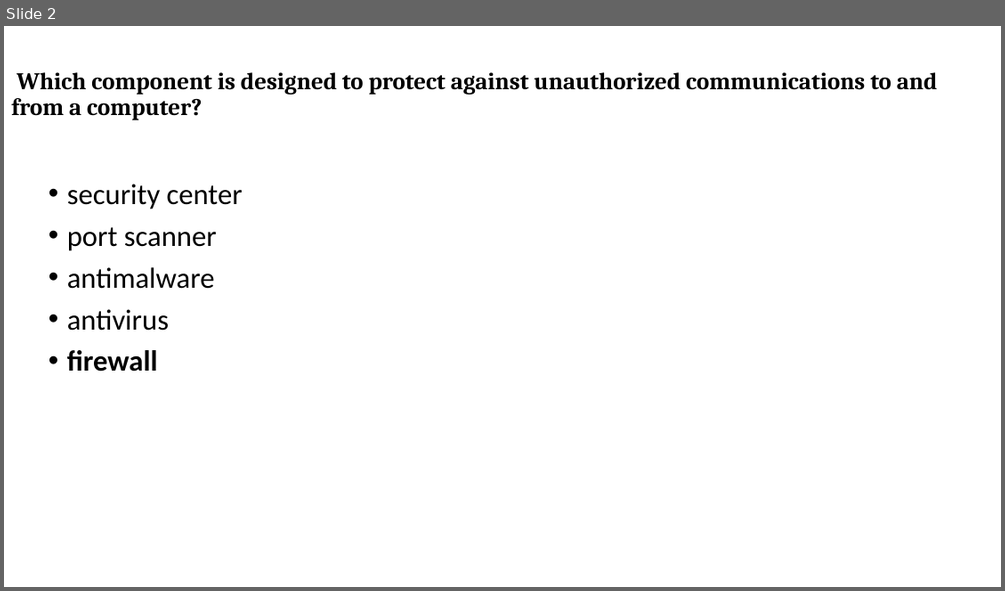
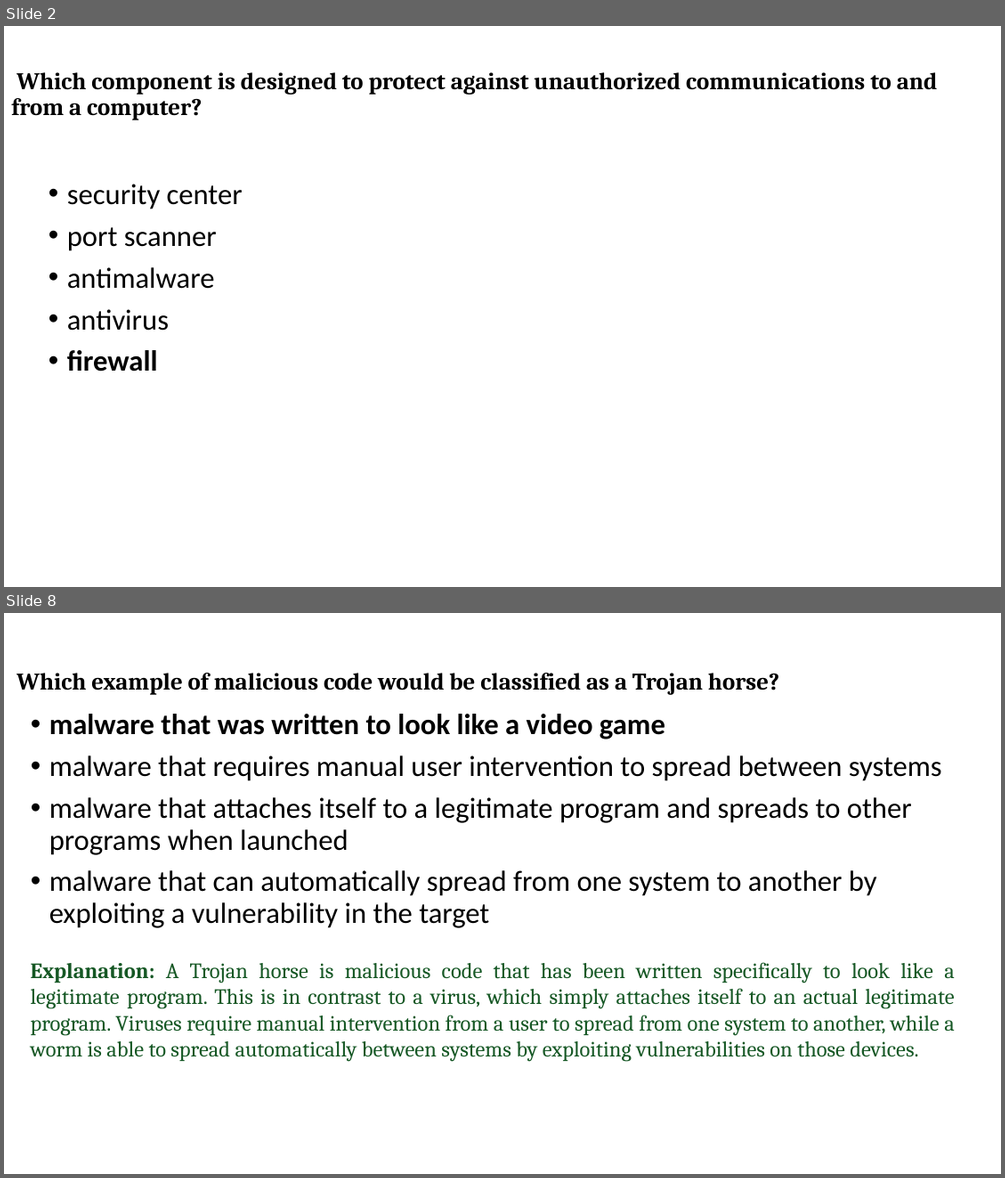
Before and after one commit to narsiimha/CCNA, a slide deck: PPT/QA/Module16-17.pptx. Shown one above the other, each under a label of ours: slide 2 before the commit, slides 2 and 8 after it; the slides between them are not shown. The pictures are 1005x591 and 1005x1178 pixels, drawn with LibreOffice and Linux fonts; fonts in the diff are those of the drawing. Boxes give left, top, right and bottom in pixels: in the first picture for what was removed or moved away, otherwise in the second. Text is boxed around its words. In the diff, an @@ line names an element or a change of style, - is before the commit and + after.

```diff
--- a/PPT/QA/Module16-17.pptx
+++ b/PPT/QA/Module16-17.pptx
@@ slide 8 added at (4,613,1001,1174), background #FFFFFF @@
@@ title added at (16,673,779,695), 23 pt, text #000000, bold @@
+Which example of malicious code would be classified as a Trojan horse?
@@ text added at (49,714,942,928), 28 pt, text #000000 @@
+• malware that was written to look like a video game
+• malware that requires manual user intervention to spread between systems
+• malware that attaches itself to a legitimate program and spreads to other programs when launched
+• malware that can automatically spread from one system to another by exploiting a vulnerability in the target
@@ text added at (31,962,955,1062), 21 pt, text #155724 @@
+Explanation: A Trojan horse is malicious code that has been written specifically to look like a legitimate program. This is in contrast to a virus, which simply attaches itself to an actual legitimate program. Viruses require manual intervention from a user to spread from one system to another, while a worm is able to spread automatically between systems by exploiting vulnerabilities on those devices.
```
Also in this commit, not shown: 65 other slides added, 6 other files.
